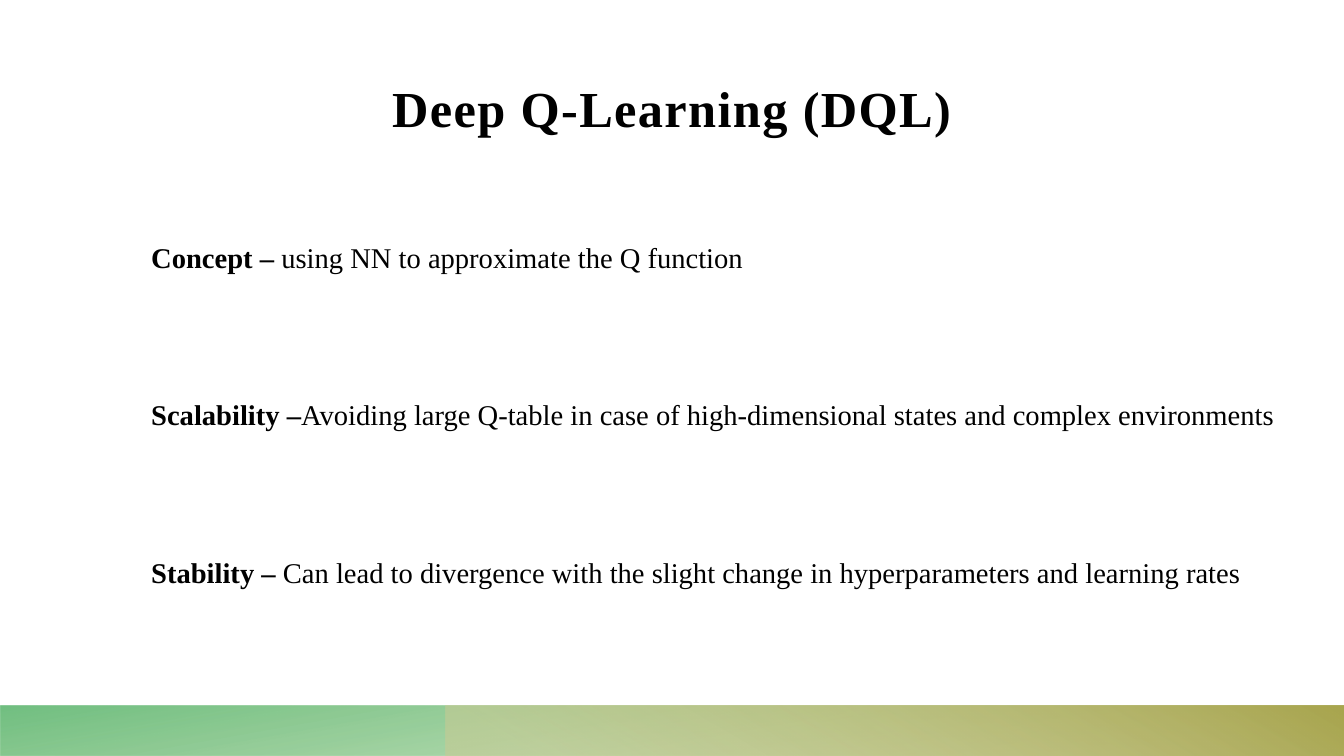
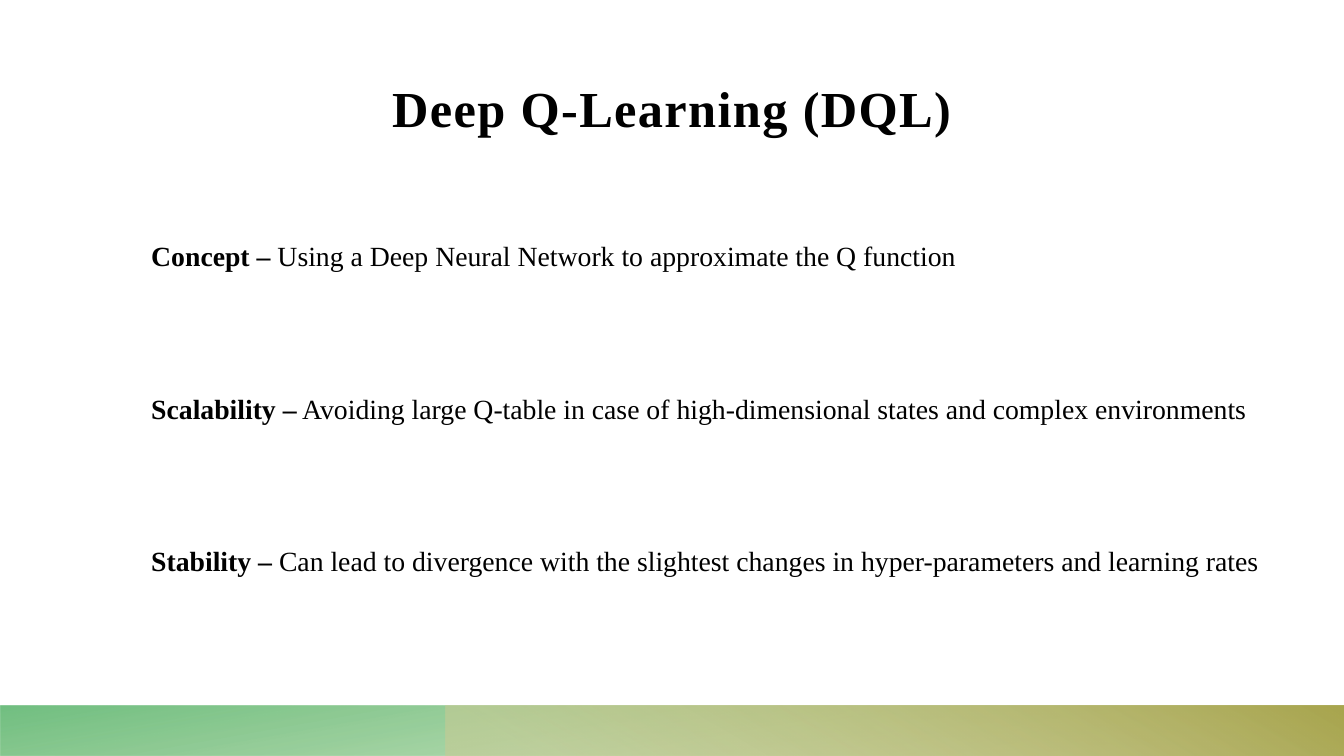
Before and after one commit to Dekel23/Sokoban-DRL, a slide deck: slide 8 of presentation.pptx. Drawn at 1344x756 pixels with LibreOffice and Linux fonts; fonts in the diff are those of the drawing. Boxes give left, top, right and bottom in pixels: in the first picture for what was removed or moved away, otherwise in the second. Text is boxed around its words. In the diff, an @@ line names an element or a change of style, - is before the commit and + after.

```diff
--- a/presentation.pptx
+++ b/presentation.pptx
@@ text at [151,246,1258,577]: text changed; size 20.4 to 19.8 pt @@
-Concept – using NN to approximate the Q function
-Scalability –Avoiding large Q-table in case of high-dimensional states and complex environments
-Stability – Can lead to divergence with the slight change in hyperparameters and learning rates
+Concept – Using a Deep Neural Network to approximate the Q function
+Scalability – Avoiding large Q-table in case of high-dimensional states and complex environments
+Stability – Can lead to divergence with the slightest changes in hyper-parameters and learning rates
```
Also in this commit, not shown: 10 other slides changed.
